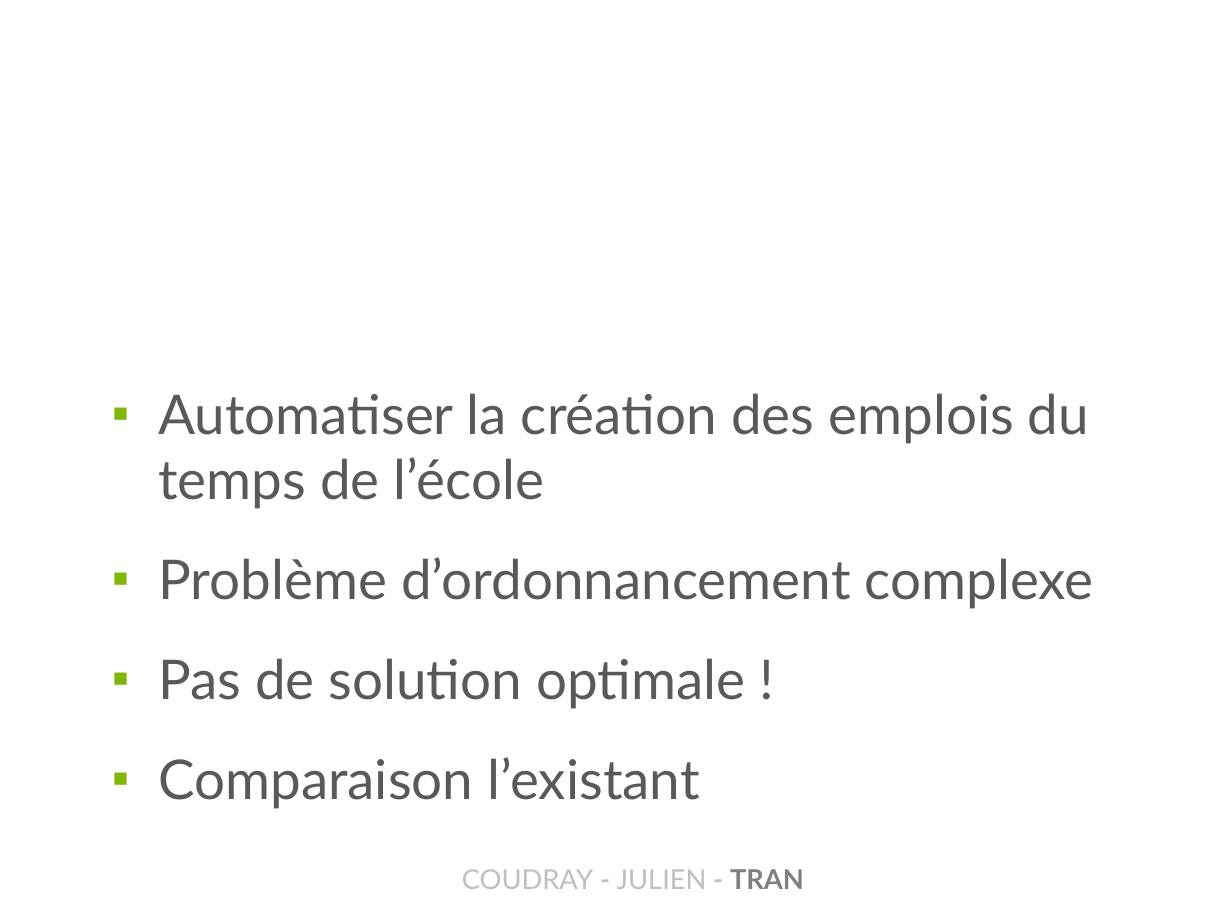
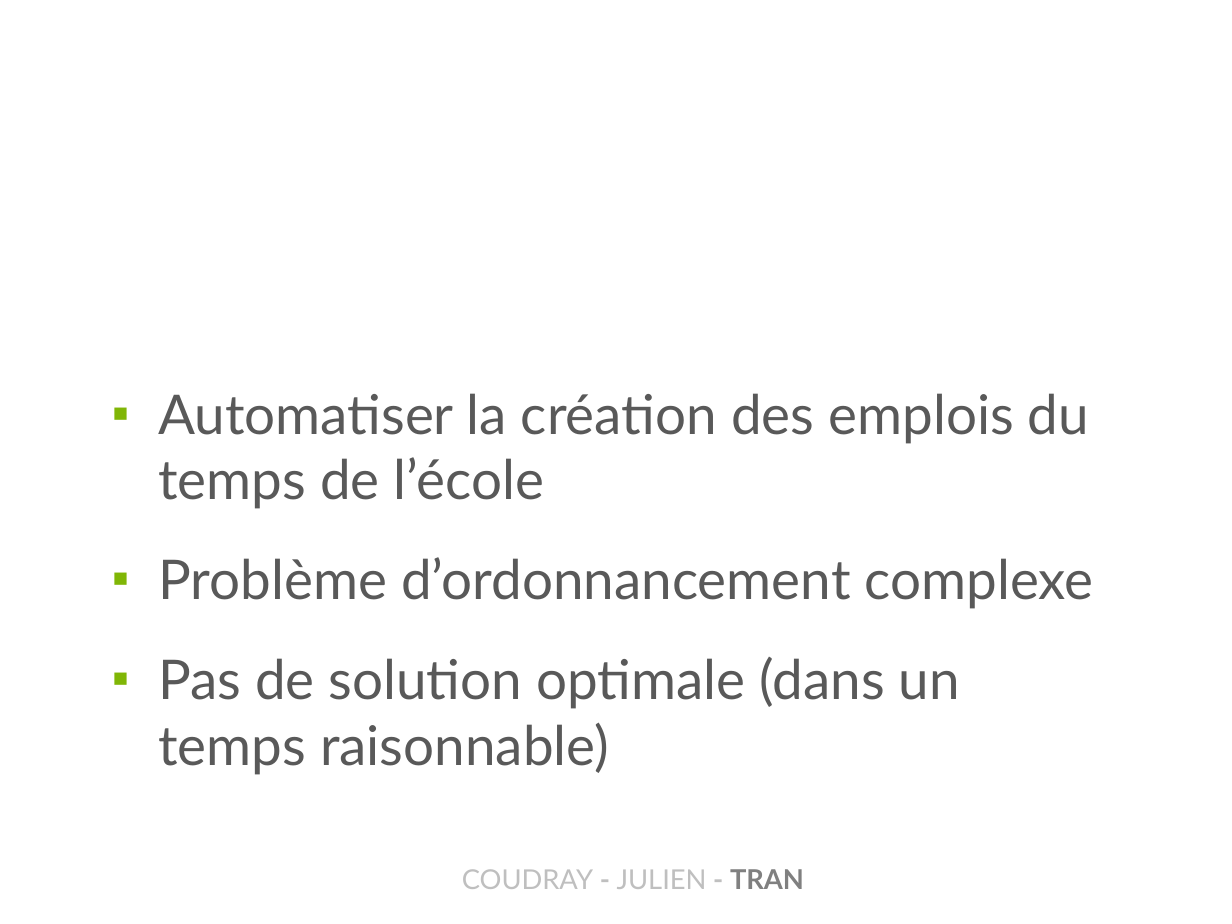
Before and after one commit to Projet-M2CT-ESME-SUDRIA/Planning-Intelligent, a slide deck: slide 3 of Soutenance_miProjet.pptx. Drawn at 1232x924 pixels with LibreOffice and Linux fonts; fonts in the diff are those of the drawing; background and template pictures are left out. Boxes give left, top, right and bottom in pixels: in the first picture for what was removed or moved away, otherwise in the second. Text is boxed around its words. In the diff, an @@ line names an element or a change of style, - is before the commit and + after.

Commit message:
Changement diapo coco

```diff
--- a/Soutenance_miProjet.pptx
+++ b/Soutenance_miProjet.pptx
@@ text at box(158, 657, 960, 775): text changed @@
-▪ Pas de solution optimale !
-▪ Comparaison l’existant
+▪ Pas de solution optimale (dans un temps raisonnable)
```
